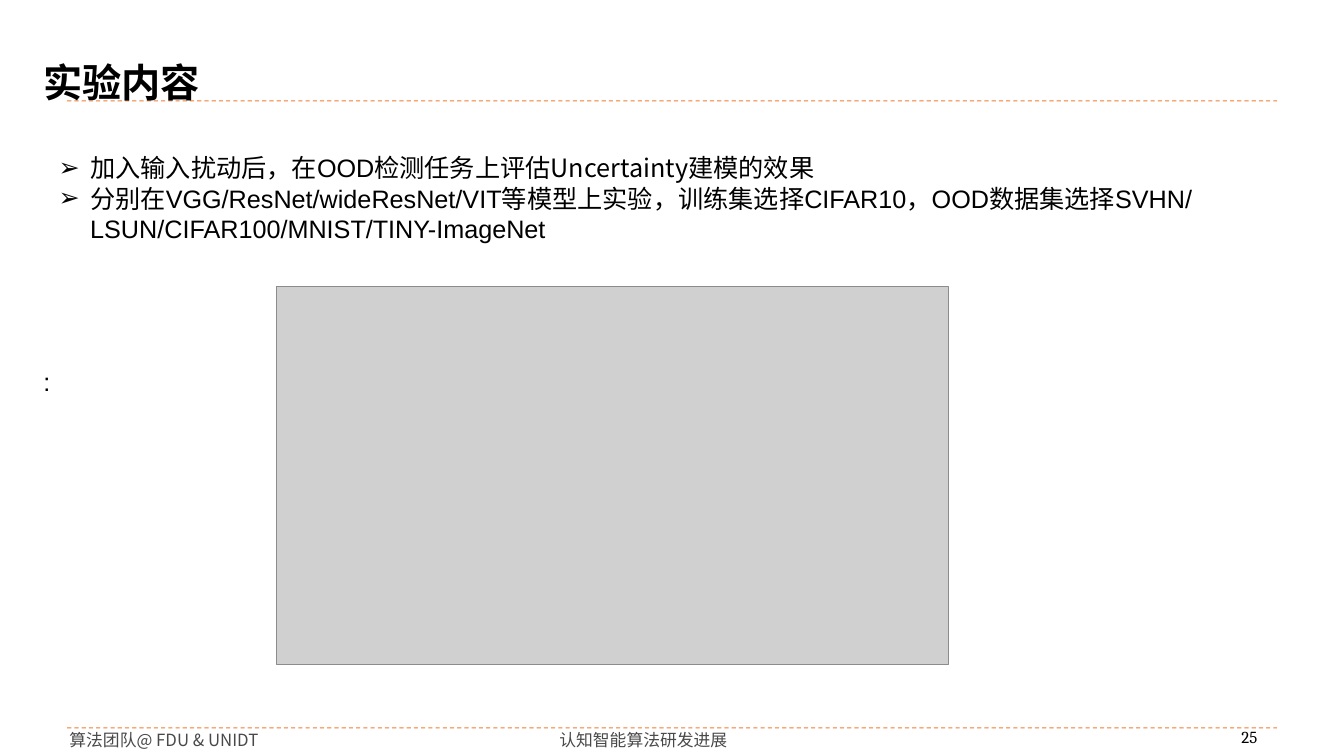
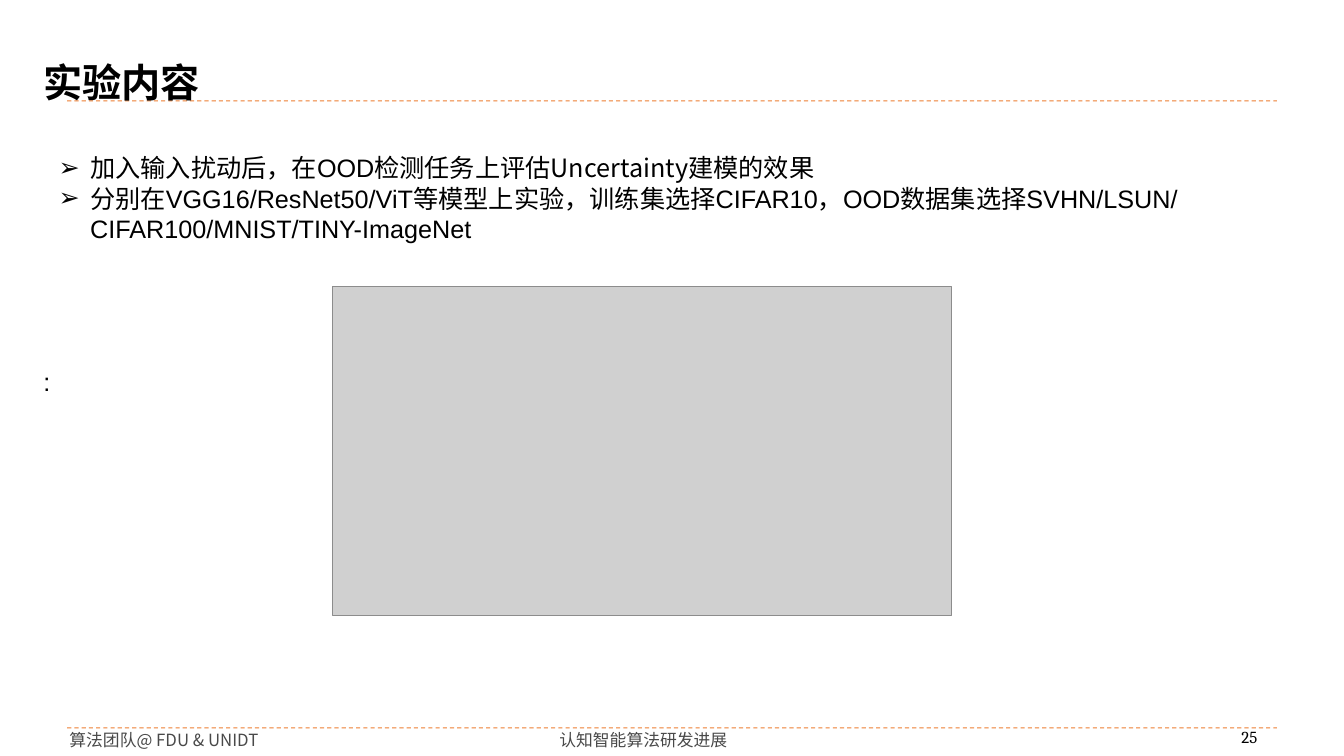
Before and after one commit to buyizhiyou/YYMUncertainty, a slide deck: slide 25 of pre/2025-1-22.pptx. Drawn at 1344x756 pixels with LibreOffice and Linux fonts; fonts in the diff are those of the drawing; grey boxes stand for pictures; background and template pictures are left out. Boxes give left, top, right and bottom in pixels: in the first picture for what was removed or moved away, otherwise in the second. Text is boxed around its words. In the diff, an @@ line names an element or a change of style, - is before the commit and + after.

```diff
--- a/pre/2025-1-22.pptx
+++ b/pre/2025-1-22.pptx
@@ text at box(90, 182, 1177, 244): text changed @@
-➢ 分别在VGG/ResNet/wideResNet/VIT等模型上实验，训练集选择CIFAR10，OOD数据集选择SVHN/LSUN/CIFAR100/MNIST/TINY-ImageNet
+➢ 分别在VGG16/ResNet50/ViT等模型上实验，训练集选择CIFAR10，OOD数据集选择SVHN/LSUN/CIFAR100/MNIST/TINY-ImageNet
@@ picture: place and size @@
-picture at box(277, 286, 949, 664)
+picture at box(333, 286, 952, 616)
```
Also in this commit, not shown: 1 other slide changed, 5 other files.
